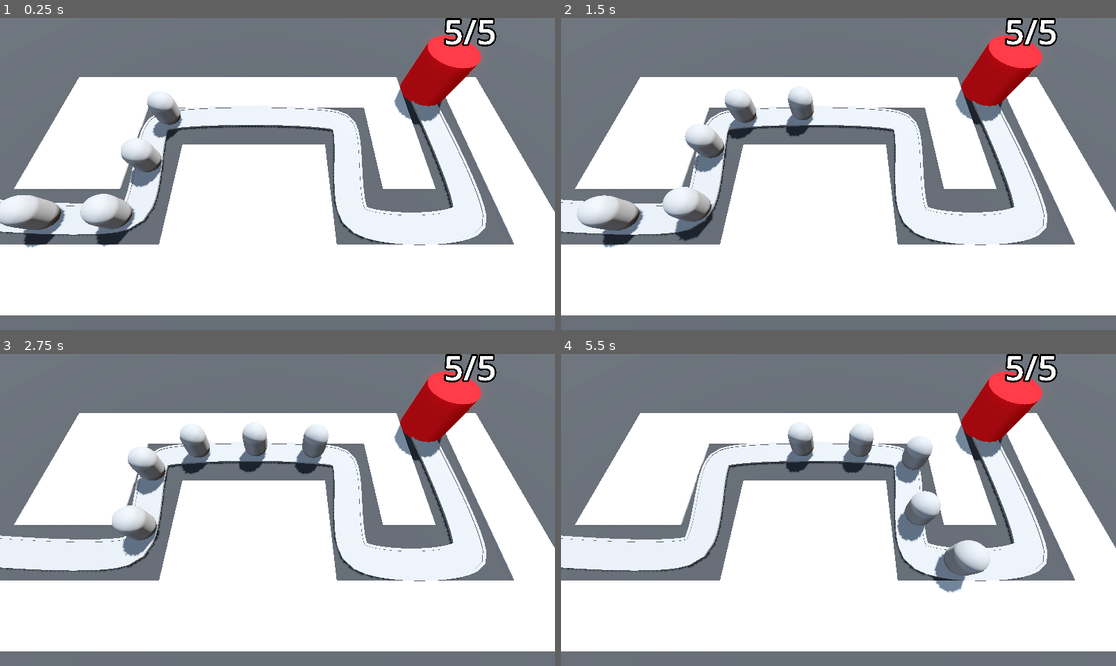
Above: before the commit, frames 1-4 (two rows, left to right).
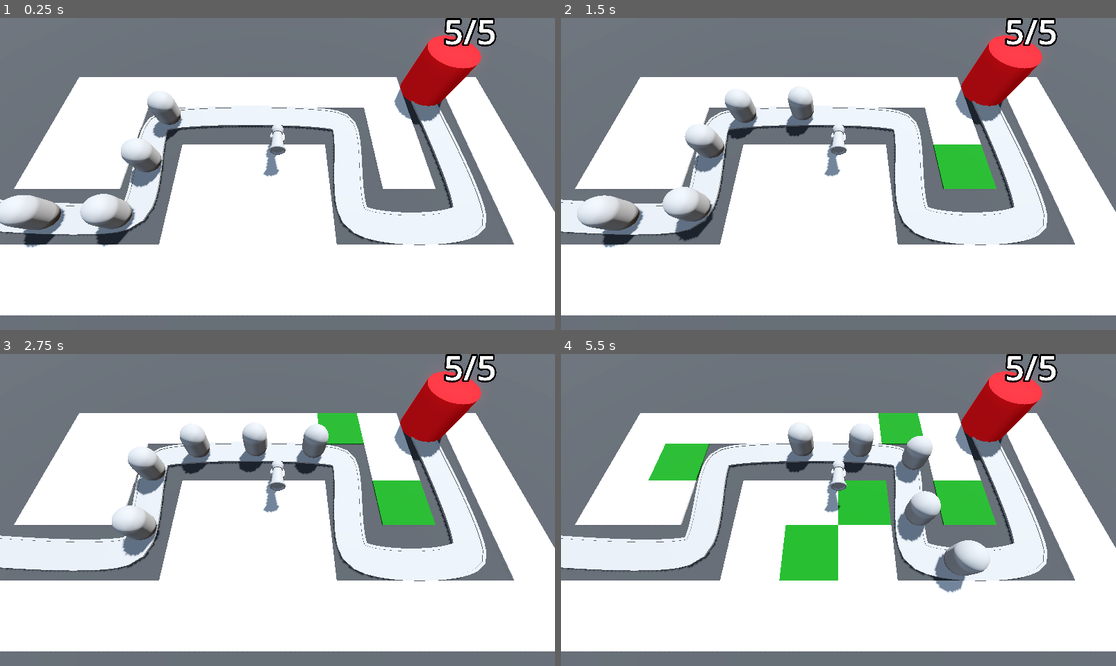
Above: after the commit, the same moments.

Repository: Tildozer/barbarianBlaster
Game: Godot game, scene res://scenes/levels/base_level.tscn
Two runs of this game, one before a commit and one after it. Both use one fixed random seed, a clock stepped at 60 frames per second and the inputs below.
Inputs (mouse positions are in pixels of both pictures, inside the frame that each line leads up to):
- Up to frame 1 (0.25 s): no input
- Up to frame 2 (1.5 s): move the mouse to (960, 158) at 0.52 s; click (960, 158) at 0.6 s; move the mouse to (727, 189) at 1.27 s; click (727, 189) at 1.35 s
- Up to frame 3 (2.75 s): move the mouse to (333, 441) at 2.02 s; click (333, 441) at 2.1 s
- Up to frame 4 (5.5 s): move the mouse to (810, 572) at 2.77 s; click (810, 572) at 2.85 s; move the mouse to (1005, 556) at 3.52 s; click (1005, 556) at 3.6 s; move the mouse to (672, 463) at 4.27 s; click (672, 463) at 4.35 s; move the mouse to (866, 510) at 5.02 s; click (866, 510) at 5.1 s

The runs differ from the first frame. In frame 1, 0.4% of the frame differs, in the area x 47-52%, y 34-51%; in frame 2, 1.7%; in frame 3, 2.3%; in frame 4, 6.4%, in the area x 15-79%, y 18-73%.

Commit message:
added turret scene and the ability for players to add them by clicking

Diff:
--- a/project.godot
+++ b/project.godot
@@ -18,3 +18,11 @@
 [dotnet]
 
 project/assembly_name="barbarianBlaster"
+
+[input]
+
+click={
+"deadzone": 0.2,
+"events": [Object(InputEventMouseButton,"resource_local_to_scene":false,"resource_name":"","device":-1,"window_id":0,"alt_pressed":false,"shift_pressed":false,"ctrl_pressed":false,"meta_pressed":false,"button_mask":0,"position":Vector2(0, 0),"global_position":Vector2(0, 0),"factor":1.0,"button_index":1,"canceled":false,"pressed":false,"double_click":false,"script":null)
+]
+}
--- /dev/null
+++ b/scenes/characters/turret.tscn
@@ -0,0 +1,60 @@
+[gd_scene load_steps=8 format=3 uid="uid://c8gdutuvb6pda"]
+
+[sub_resource type="CylinderMesh" id="CylinderMesh_p2m0r"]
+height = 1.0
+
+[sub_resource type="CylinderMesh" id="CylinderMesh_gs8ou"]
+top_radius = 0.6
+bottom_radius = 0.6
+height = 0.6
+
+[sub_resource type="CylinderMesh" id="CylinderMesh_g5nck"]
+top_radius = 0.3
+bottom_radius = 0.2
+height = 0.8
+
+[sub_resource type="CylinderMesh" id="CylinderMesh_x0xmy"]
+bottom_radius = 0.3
+height = 1.5
+
+[sub_resource type="SphereMesh" id="SphereMesh_gedw5"]
+radius = 0.45
+height = 0.9
+
+[sub_resource type="TorusMesh" id="TorusMesh_p2m0r"]
+inner_radius = 0.4
+outer_radius = 0.6
+
+[sub_resource type="TorusMesh" id="TorusMesh_gs8ou"]
+inner_radius = 0.3
+outer_radius = 0.4
+
+[node name="turret" type="Node3D"]
+
+[node name="turret_base" type="MeshInstance3D" parent="."]
+transform = Transform3D(1, 0, 0, 0, 1, 0, 0, 0, 1, 0, 0.5, 0)
+mesh = SubResource("CylinderMesh_p2m0r")
+
+[node name="barrel_holder" type="MeshInstance3D" parent="turret_base"]
+transform = Transform3D(1, 0, 0, 0, 1, 0, 0, 0, 1, 0, 0.3, 0)
+mesh = SubResource("CylinderMesh_gs8ou")
+
+[node name="barrel_base" type="MeshInstance3D" parent="turret_base"]
+transform = Transform3D(1, 0, 0, 0, 1, 0, 0, 0, 1, 0, 0.8, 0)
+mesh = SubResource("CylinderMesh_g5nck")
+
+[node name="barrel" type="MeshInstance3D" parent="turret_base/barrel_base"]
+transform = Transform3D(1.91069e-15, 4.37114e-08, 1, 1, -4.37114e-08, 0, 4.37114e-08, 1, -4.37114e-08, 0, 0.7, 1)
+mesh = SubResource("CylinderMesh_x0xmy")
+
+[node name="base" type="MeshInstance3D" parent="turret_base/barrel_base/barrel"]
+transform = Transform3D(1, 0, 0, 0, 1, 0, 0, 0, 1, 0, -1, 4.37114e-08)
+mesh = SubResource("SphereMesh_gedw5")
+
+[node name="front_ring" type="MeshInstance3D" parent="turret_base/barrel_base/barrel"]
+transform = Transform3D(1, 0, 0, 0, 1, 0, 0, 0, 1, 0, 0.75, 0)
+mesh = SubResource("TorusMesh_p2m0r")
+
+[node name="back_ring" type="MeshInstance3D" parent="turret_base/barrel_base/barrel"]
+transform = Transform3D(1, 0, 0, 0, 1, 0, 0, 0, 1, 0, -0.7, 0)
+mesh = SubResource("TorusMesh_gs8ou")
--- a/scenes/levels/base_level.tscn
+++ b/scenes/levels/base_level.tscn
@@ -1,10 +1,12 @@
-[gd_scene load_steps=7 format=3 uid="uid://3xuslvtwagb3"]
+[gd_scene load_steps=9 format=3 uid="uid://3xuslvtwagb3"]
 
 [ext_resource type="PackedScene" uid="uid://d2pxw6s3qdsq7" path="res://scenes/levels/evironment.tscn" id="1_ukglk"]
 [ext_resource type="PackedScene" uid="uid://b5ufedgjfwfpp" path="res://scenes/levels/ray_picker_camera.tscn" id="2_o1chu"]
 [ext_resource type="MeshLibrary" uid="uid://brwlqnmkpfnvy" path="res://mesh_libraries/space_library.tres" id="2_wwrw0"]
 [ext_resource type="PackedScene" uid="uid://eigadlnby06c" path="res://scenes/characters/enemy.tscn" id="3_o1chu"]
 [ext_resource type="PackedScene" uid="uid://ypbyg71iw2c5" path="res://scenes/base/base.tscn" id="4_wwrw0"]
+[ext_resource type="Script" uid="uid://bvvdbhl2btvr0" path="res://scripts/turret_manager.gd" id="6_h4ce7"]
+[ext_resource type="PackedScene" uid="uid://c8gdutuvb6pda" path="res://scenes/characters/turret.tscn" id="7_53c65"]
 
 [sub_resource type="Curve3D" id="Curve3D_dbkse"]
 _data = {
@@ -18,8 +20,9 @@
 [node name="Evironment" parent="." instance=ExtResource("1_ukglk")]
 transform = Transform3D(1, 0, 0, 0, 1, 0, 0, 0, 1, 0.122318, -0.162905, -0.0773745)
 
-[node name="ray_picker_camera" parent="." instance=ExtResource("2_o1chu")]
+[node name="ray_picker_camera" parent="." node_paths=PackedStringArray("gridmap") instance=ExtResource("2_o1chu")]
 transform = Transform3D(1, 0, 0, 0, 0.422618, 0.906308, 0, -0.906308, 0.422618, 0, 14.5, 9.5)
+gridmap = NodePath("../GridMap")
 
 [node name="GridMap" type="GridMap" parent="."]
 mesh_library = ExtResource("2_wwrw0")
@@ -81,11 +84,11 @@
 transform = Transform3D(-0.0022346, 0, -0.99999, 0, 1, 0, 0.99999, 0, -0.0022346, -22.2142, 0, 5.8103)
 
 [node name="enemy2" parent="Path3D" instance=ExtResource("3_o1chu")]
-transform = Transform3D(-0.0519945, 0, -0.99864, 0, 1, 0, 0.99864, 0, -0.0519945, -17.227, 0, 6.16267)
+transform = Transform3D(-0.0519945, 0, -0.998639, 0, 1, 0, 0.998639, 0, -0.0519945, -17.227, 0, 6.16267)
 progress = 5.0
 
 [node name="enemy3" parent="Path3D" instance=ExtResource("3_o1chu")]
-transform = Transform3D(0.0414636, 0, -0.999133, 0, 1, 0, 0.999133, 0, 0.0414636, -12.2292, 0, 6.25132)
+transform = Transform3D(0.0414637, 0, -0.999133, 0, 1, 0, 0.999133, 0, 0.0414637, -12.2292, 0, 6.25132)
 progress = 10.0
 
 [node name="enemy4" parent="Path3D" instance=ExtResource("3_o1chu")]
@@ -98,3 +101,7 @@
 
 [node name="base" parent="." instance=ExtResource("4_wwrw0")]
 transform = Transform3D(1, 0, 0, 0, 1, 0, 0, 0, 1, 14.0006, 0, -6.15938)
+
+[node name="turret_manager" type="Node3D" parent="."]
+script = ExtResource("6_h4ce7")
+turret = ExtResource("7_53c65")
--- a/scenes/levels/ray_picker_camera.tscn
+++ b/scenes/levels/ray_picker_camera.tscn
@@ -3,7 +3,6 @@
 [ext_resource type="Script" uid="uid://f377l1o3w0o4" path="res://scripts/ray_picker_camera.gd" id="1_fmfcl"]
 
 [node name="ray_picker_camera" type="Camera3D"]
-transform = Transform3D(1, 0, 0, 0, 1, 0, 0, 0, 1, 0, 0, 0)
 script = ExtResource("1_fmfcl")
 
 [node name="RayCast3D" type="RayCast3D" parent="."]
--- a/scripts/ray_picker_camera.gd
+++ b/scripts/ray_picker_camera.gd
@@ -1,7 +1,8 @@
 extends Camera3D
 
+@export var gridmap: GridMap
+
 @onready var ray_picker: RayCast3D = $RayCast3D
-
 
 # Called when the node enters the scene tree for the first time.
 func _ready() -> void:
@@ -9,8 +10,19 @@
 
 
 # Called every frame. 'delta' is the elapsed time since the previous frame.
-func _process(delta: float) -> void:
+func _process(_delta: float) -> void:
 	var mouse_position: Vector2 = get_viewport().get_mouse_position()
 	ray_picker.target_position = project_local_ray_normal(mouse_position) * 100.0
 	ray_picker.force_raycast_update()
-	printt(ray_picker.get_collider(), ray_picker.get_collision_point())
+
+	if ray_picker.is_colliding():
+		Input.set_default_cursor_shape(Input.CURSOR_POINTING_HAND)
+		var collider = ray_picker.get_collider()
+		if collider is GridMap:
+			if Input.is_action_just_pressed("click"):
+				var collision_point = ray_picker.get_collision_point()
+				var cell = gridmap.local_to_map(collision_point)
+				if gridmap.get_cell_item(cell) == 0:
+					gridmap.set_cell_item(cell, 1)
+	else:
+		Input.set_default_cursor_shape(Input.CURSOR_ARROW)
--- /dev/null
+++ b/scripts/turret_manager.gd
@@ -0,0 +1,9 @@
+extends Node3D
+
+@export var turret: PackedScene
+
+
+# Called when the node enters the scene tree for the first time.
+func _ready() -> void:
+	var new_turret = turret.instantiate()
+	add_child(new_turret)
Not shown, added: scripts/turret_manager.gd.uid
